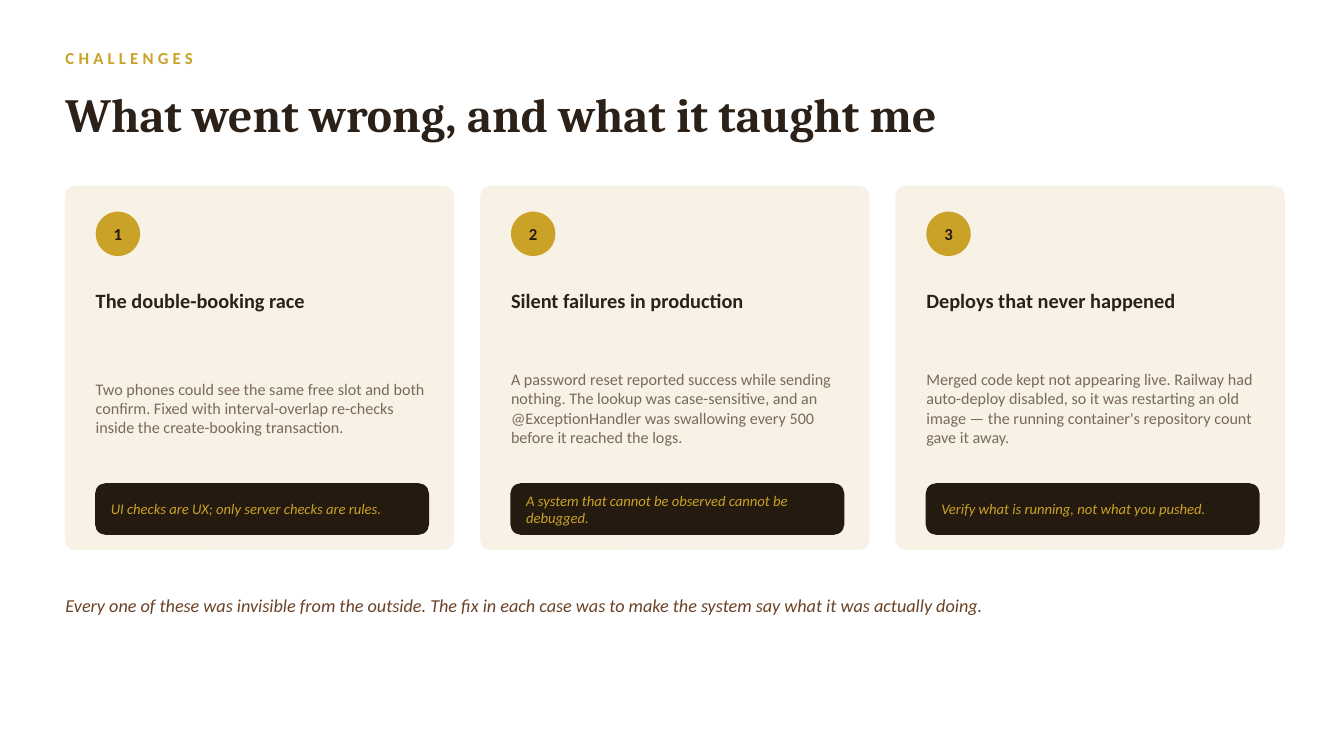
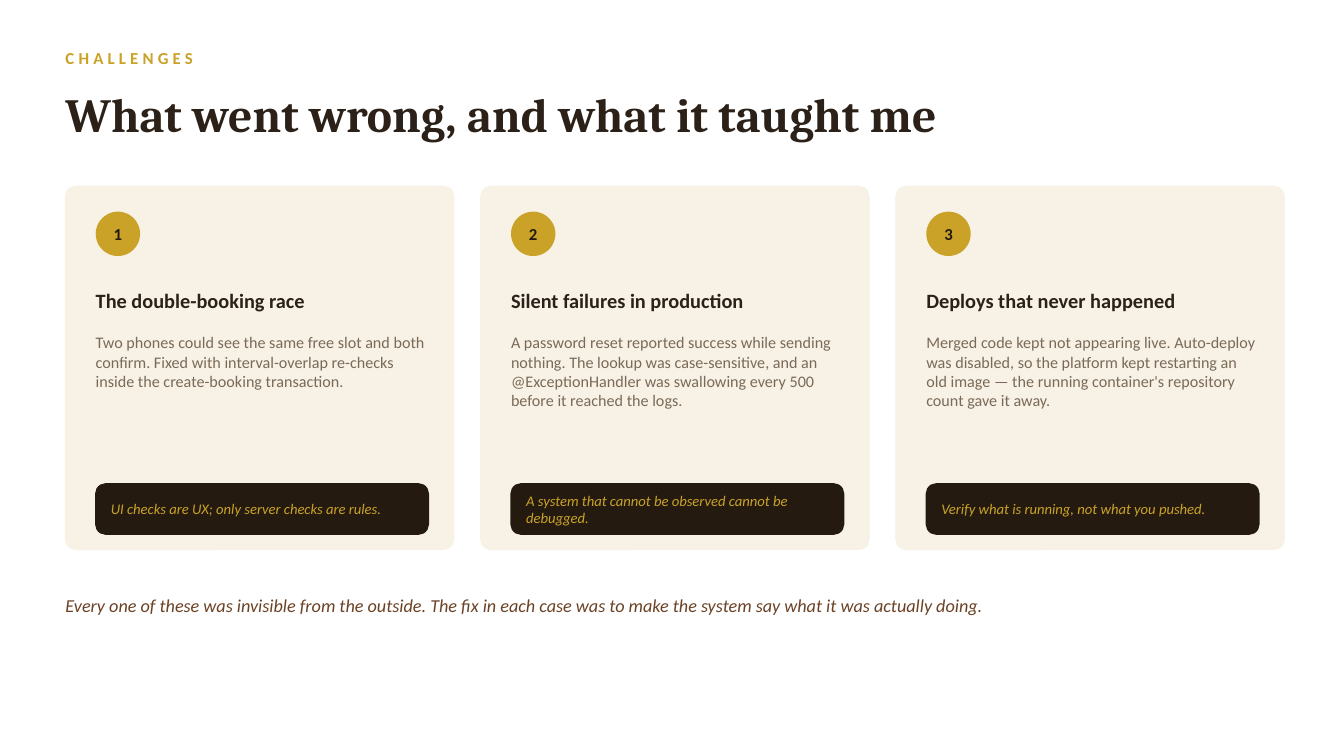
Before and after one commit to AdesinaElijah/stylebook, a slide deck: slide 12 of docs/StyleBook-Defense.pptx. Drawn at 1344x756 pixels with LibreOffice and Linux fonts; fonts in the diff are those of the drawing. Boxes give left, top, right and bottom in pixels: in the first picture for what was removed or moved away, otherwise in the second. Text is boxed around its words. In the diff, an @@ line names an element or a change of style, - is before the commit and + after.

```diff
--- a/docs/StyleBook-Defense.pptx
+++ b/docs/StyleBook-Defense.pptx
@@ vertical alignment middle to top in 3 elements at box(96, 337, 425, 390), box(511, 337, 831, 409), box(926, 337, 1255, 409) @@
@@ text at box(926, 337, 1255, 409): text changed @@
-Merged code kept not appearing live. Railway had auto-deploy disabled, so it was restarting an old image — the running container's repository count gave it away.
+Merged code kept not appearing live. Auto-deploy was disabled, so the platform kept restarting an old image — the running container's repository count gave it away.
```
Also in this commit, not shown: 10 other slides changed, 2 other files.
